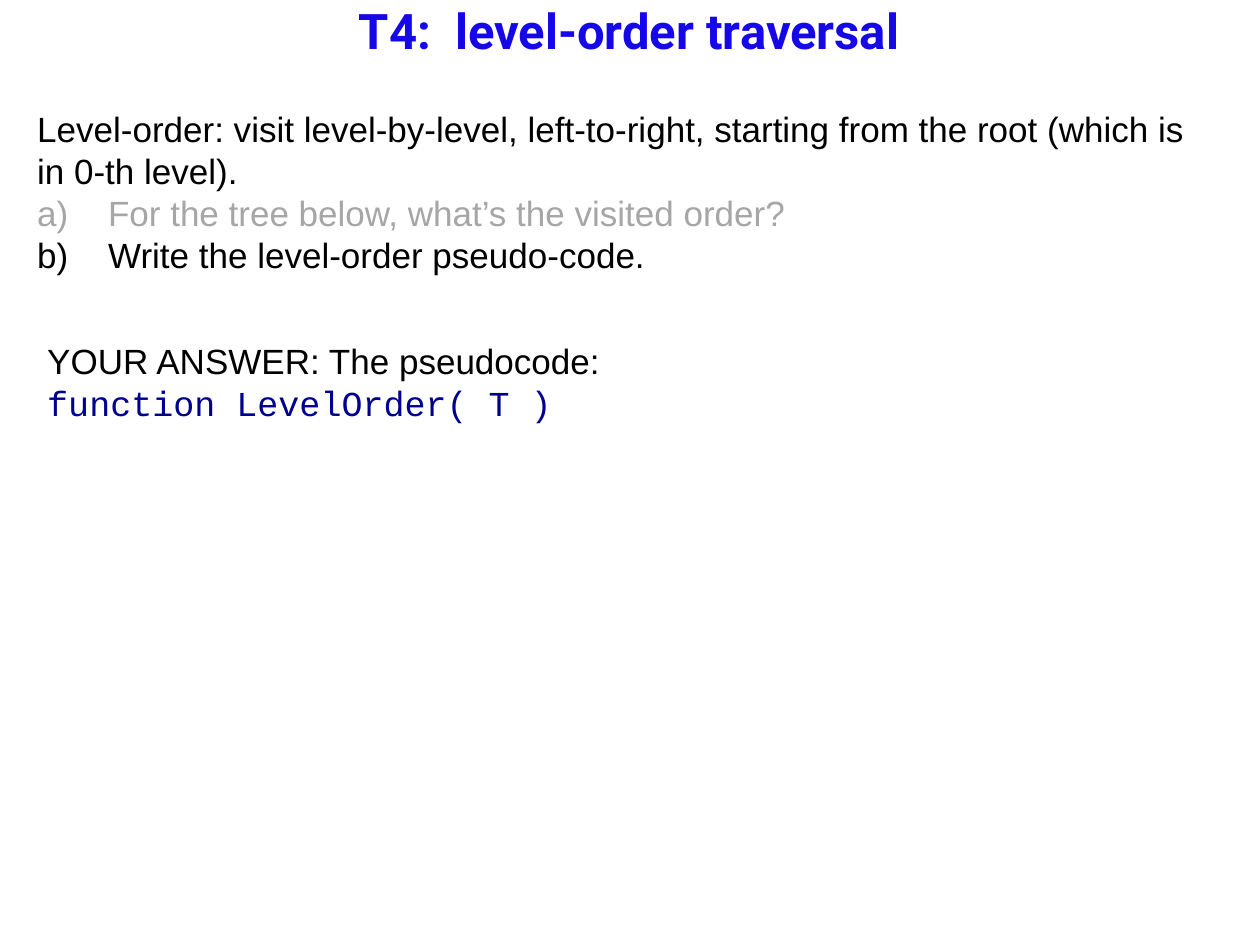
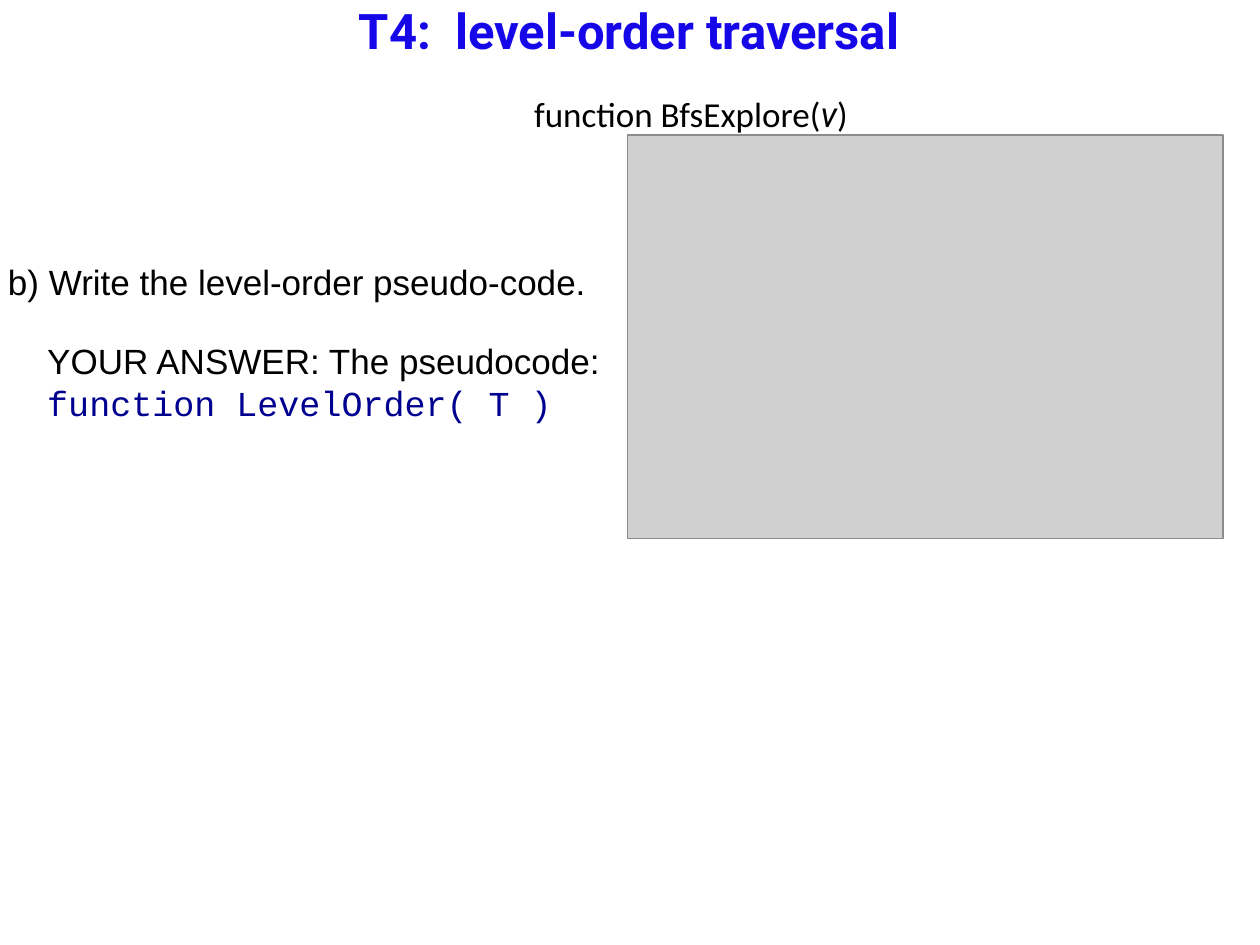
Before and after one commit to anhvir/c207, a slide deck: slide 12 of ws7.pptx. Drawn at 1260x945 pixels with LibreOffice and Linux fonts; fonts in the diff are those of the drawing; grey boxes stand for pictures; background and template pictures are left out. Boxes give left, top, right and bottom in pixels: in the first picture for what was removed or moved away, otherwise in the second. Text is boxed around its words. In the diff, an @@ line names an element or a change of style, - is before the commit and + after.

```diff
--- a/ws7.pptx
+++ b/ws7.pptx
@@ text at (8,101,848,302): text changed @@
-Level-order: visit level-by-level, left-to-right, starting from the root (which is in 0-th level).
-a) For the tree below, what’s the visited order?
-b) Write the level-order pseudo-code.
+function BfsExplore(v)
+b) Write the level-order pseudo-code.
@@ picture added at (627,135,1223,538) @@
```
Also in this commit, not shown: 13 other slides changed, 2 other files.
